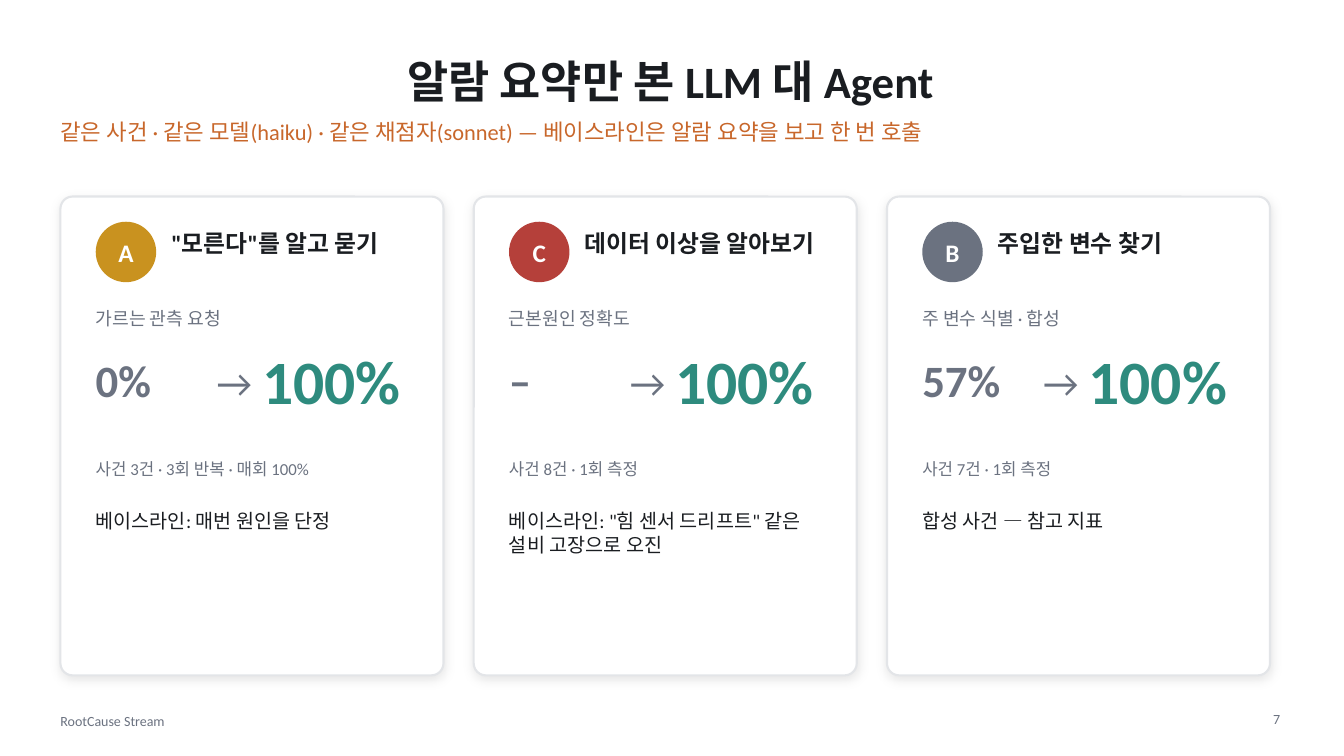
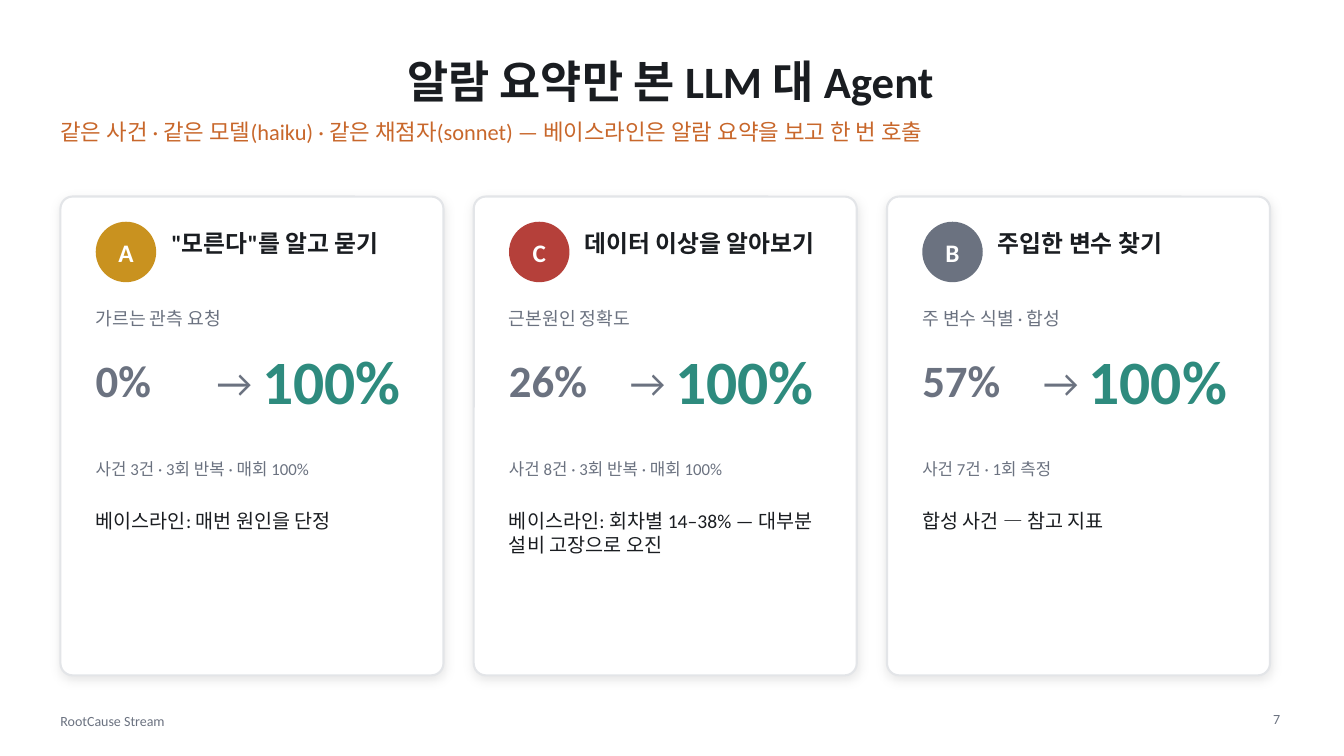
Before and after one commit to dlwogud/rootcause-stream, a slide deck: slide 7 of deck/RootCause_Stream_발표자료.pptx. Drawn at 1344x756 pixels with LibreOffice and Linux fonts; fonts in the diff are those of the drawing. Boxes give left, top, right and bottom in pixels: in the first picture for what was removed or moved away, otherwise in the second. Text is boxed around its words. In the diff, an @@ line names an element or a change of style, - is before the commit and + after.

```diff
--- a/deck/RootCause_Stream_발표자료.pptx
+++ b/deck/RootCause_Stream_발표자료.pptx
@@ text at <box>509,366,587,398</box>: text changed @@
-–
+26%
@@ text at <box>509,461,722,477</box>: text changed @@
-사건 8건 · 1회 측정
+사건 8건 · 3회 반복 · 매회 100%
@@ text at <box>509,511,812,554</box>: text changed @@
-베이스라인: "힘 센서 드리프트" 같은 설비 고장으로 오진
+베이스라인: 회차별 14–38% — 대부분 설비 고장으로 오진
```
Also in this commit, not shown: 4 other slides changed, 6 other files.
